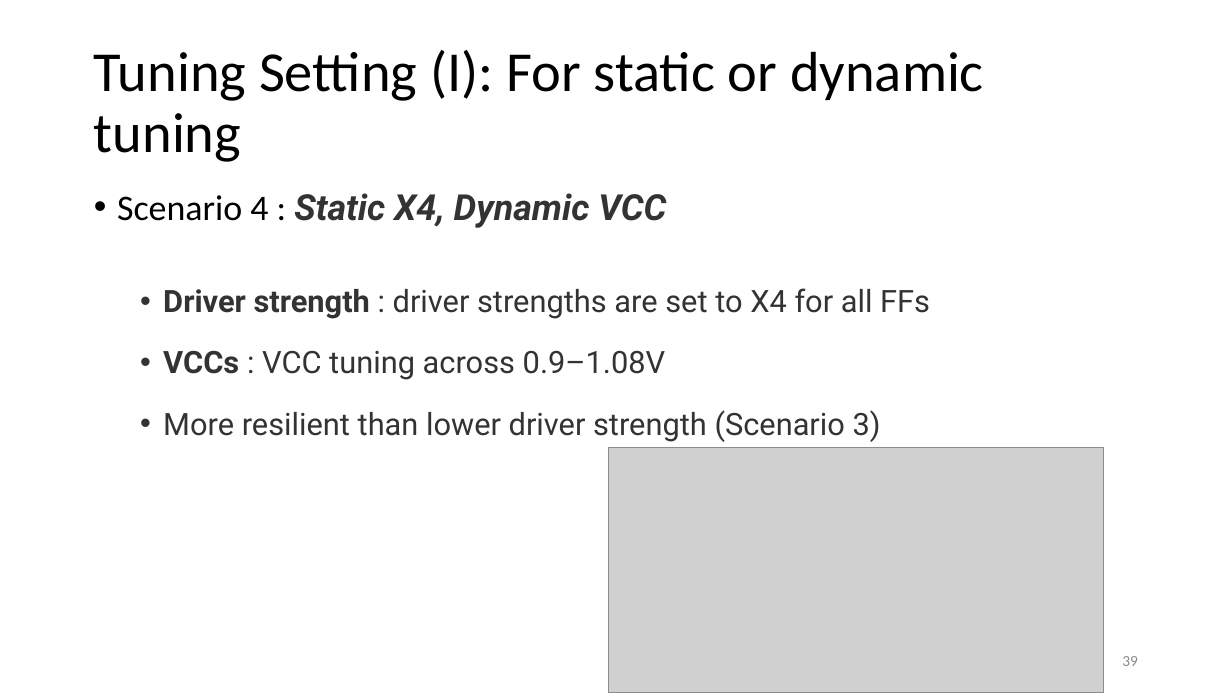
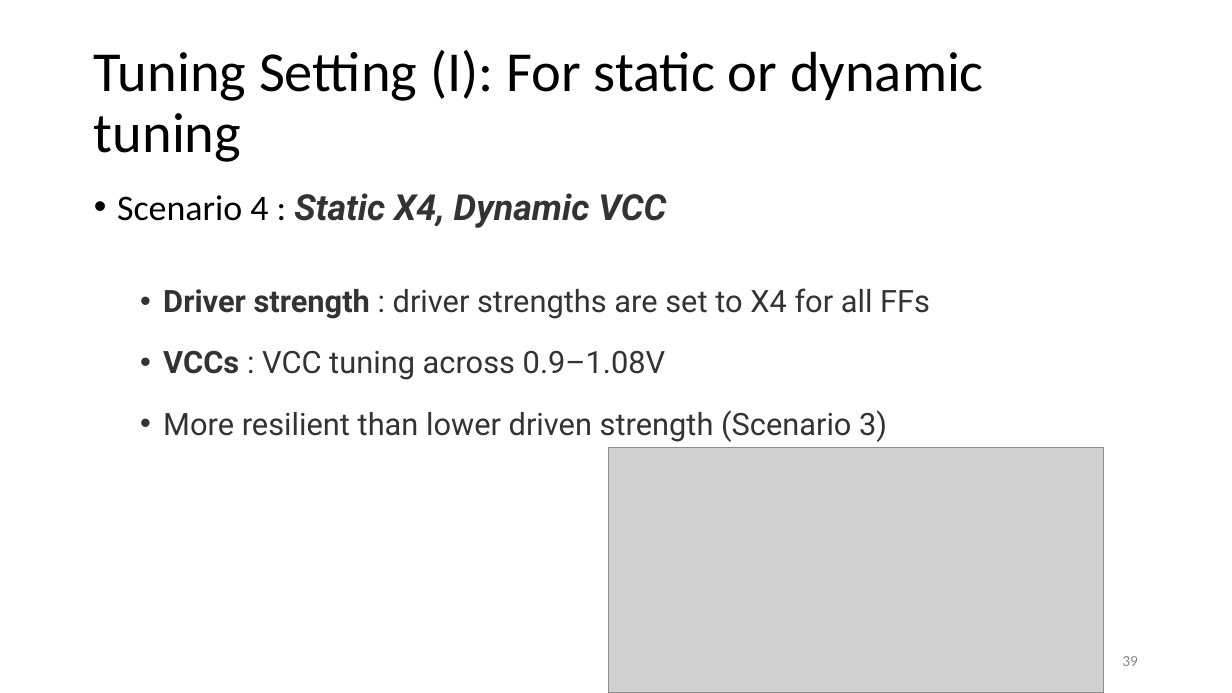
Before and after one commit to Pacific-Feng-Studuies/Studied-Papers, a slide deck: slide 40 of GM/X-Volt Joint Tuning of Driver Strengths and Supply Voltages/X-Volt Joint Tuning of Driver Strengths and Supply Voltages.pptx. Drawn at 1232x693 pixels with LibreOffice and Linux fonts; fonts in the diff are those of the drawing; grey boxes stand for pictures. Boxes give left, top, right and bottom in pixels: in the first picture for what was removed or moved away, otherwise in the second. Text is boxed around its words. In the diff, an @@ line names an element or a change of style, - is before the commit and + after.

```diff
--- a/GM/X-Volt Joint Tuning of Driver Strengths and Supply Voltages/X-Volt Joint Tuning of Driver Strengths and Supply Voltages.pptx
+++ b/GM/X-Volt Joint Tuning of Driver Strengths and Supply Voltages/X-Volt Joint Tuning of Driver Strengths and Supply Voltages.pptx
@@ text at (163,410,887,442): text changed @@
-  • More resilient than lower driver strength (Scenario 3)
+  • More resilient than lower driven strength (Scenario 3)
```
Also in this commit, not shown: 3 other slides changed.
